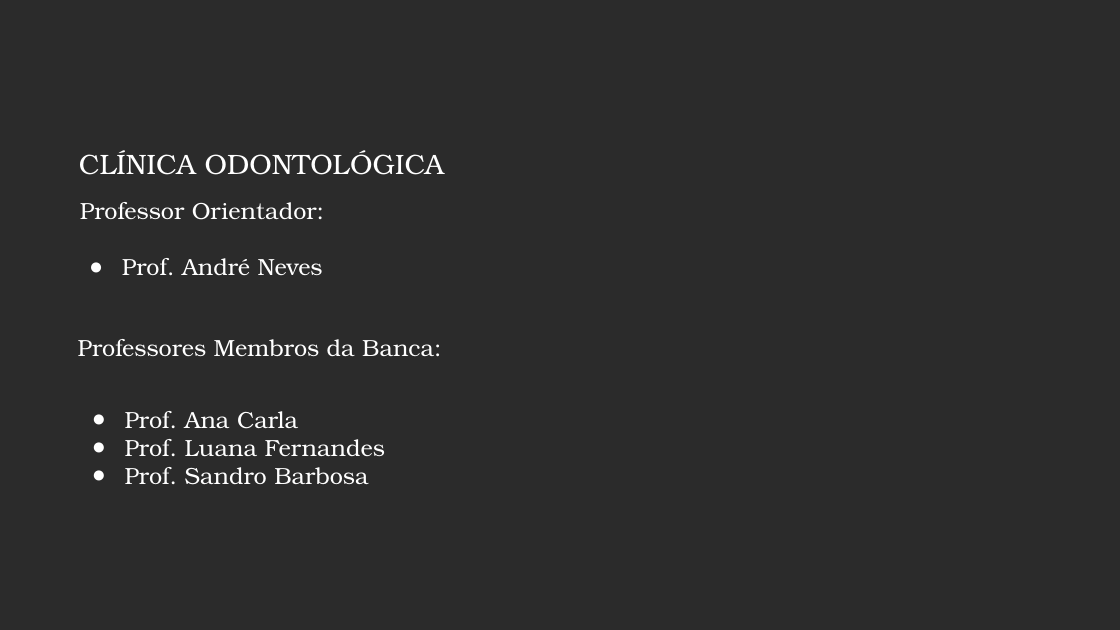
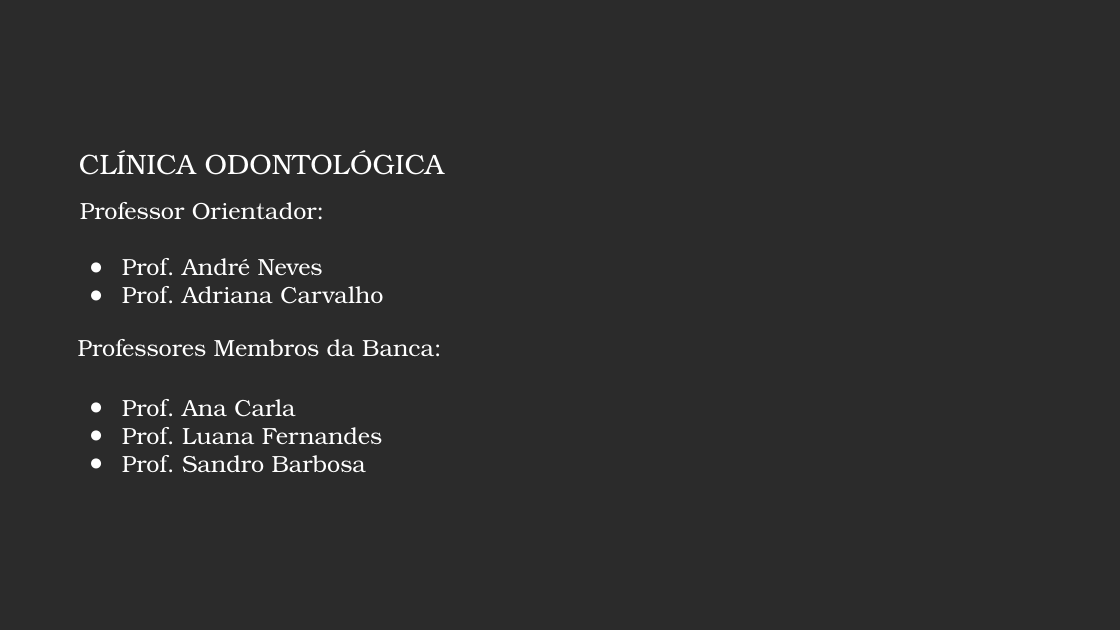
Before and after one commit to ondontoprojeto/Odontologico---Apresenta-o, a slide deck: slide 3 of Apresentação Projeto Odonto.pptx. Drawn at 1120x630 pixels with LibreOffice and Linux fonts; fonts in the diff are those of the drawing; background and template pictures are left out; a plain dark background stands for a picture behind light text. Boxes give left, top, right and bottom in pixels: in the first picture for what was removed or moved away, otherwise in the second. Text is boxed around its words. In the diff, an @@ line names an element or a change of style, - is before the commit and + after.

```diff
--- a/Apresentação Projeto Odonto.pptx
+++ b/Apresentação Projeto Odonto.pptx
@@ text at [122, 286, 383, 304]: paragraph added @@
+● Prof. Adriana Carvalho
@@ text "Prof. Ana Carla": place and size @@
-text "Prof. Ana Carla" at [125, 411, 385, 485]
+text "Prof. Ana Carla" at [122, 399, 382, 473]
```
Also in this commit, not shown: 1 other slide changed, 2 other files.
